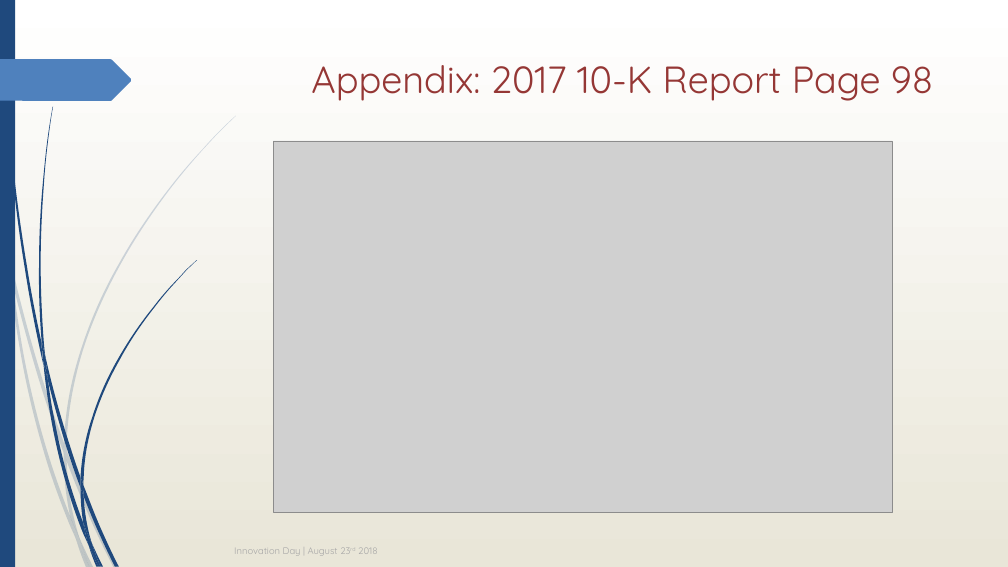
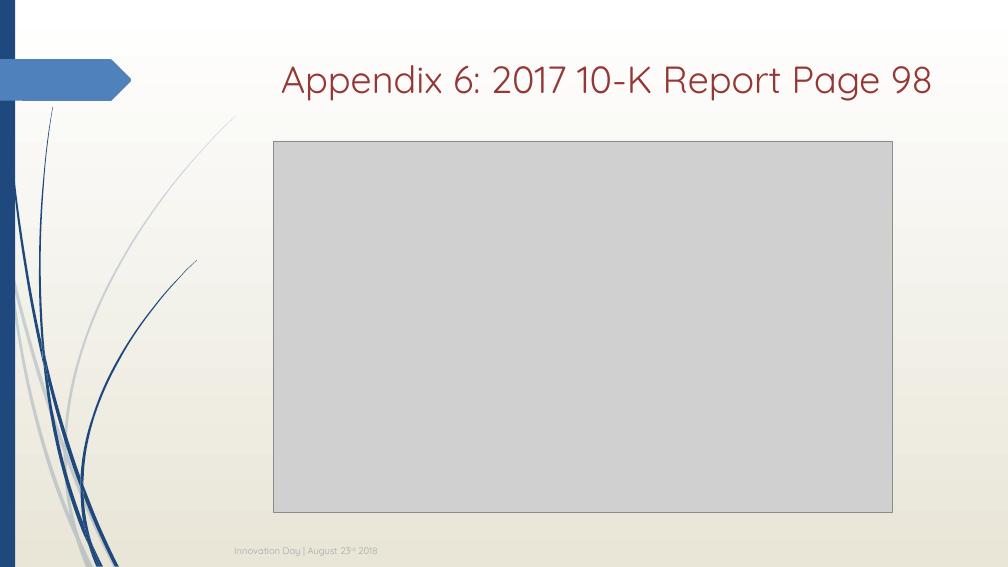
Before and after one commit to rsnestor/iot_emulator, a slide deck: slide 17 of resources/Innovation Day - Property Monitoring Kit.pptx (slide 14 before the commit). Drawn at 1008x567 pixels with LibreOffice and Linux fonts; fonts in the diff are those of the drawing; grey boxes stand for pictures. Boxes give left, top, right and bottom in pixels: in the first picture for what was removed or moved away, otherwise in the second. Text is boxed around its words. In the diff, an @@ line names an element or a change of style, - is before the commit and + after.

```diff
--- a/resources/Innovation Day - Property Monitoring Kit.pptx
+++ b/resources/Innovation Day - Property Monitoring Kit.pptx
@@ title at bbox=[281, 65, 933, 101]: text changed @@
-Appendix: 2017 10-K Report Page 98
+Appendix 6: 2017 10-K Report Page 98
```
Also in this commit, not shown: 8 other slides changed, 3 slides added.
